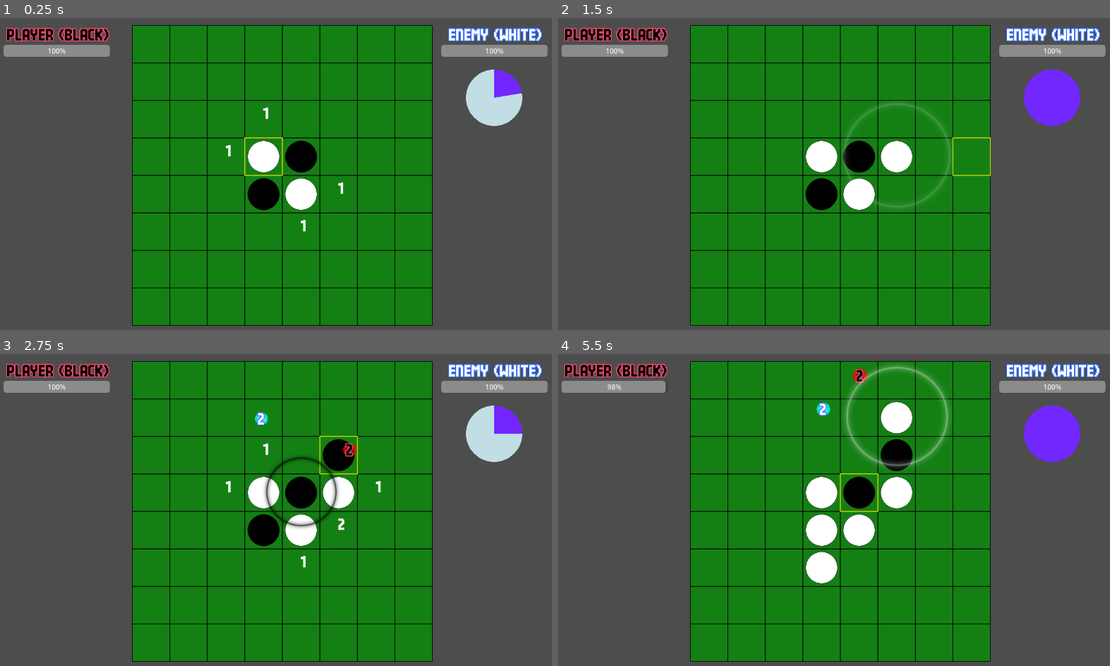
Above: before the commit, frames 1-4 (two rows, left to right).
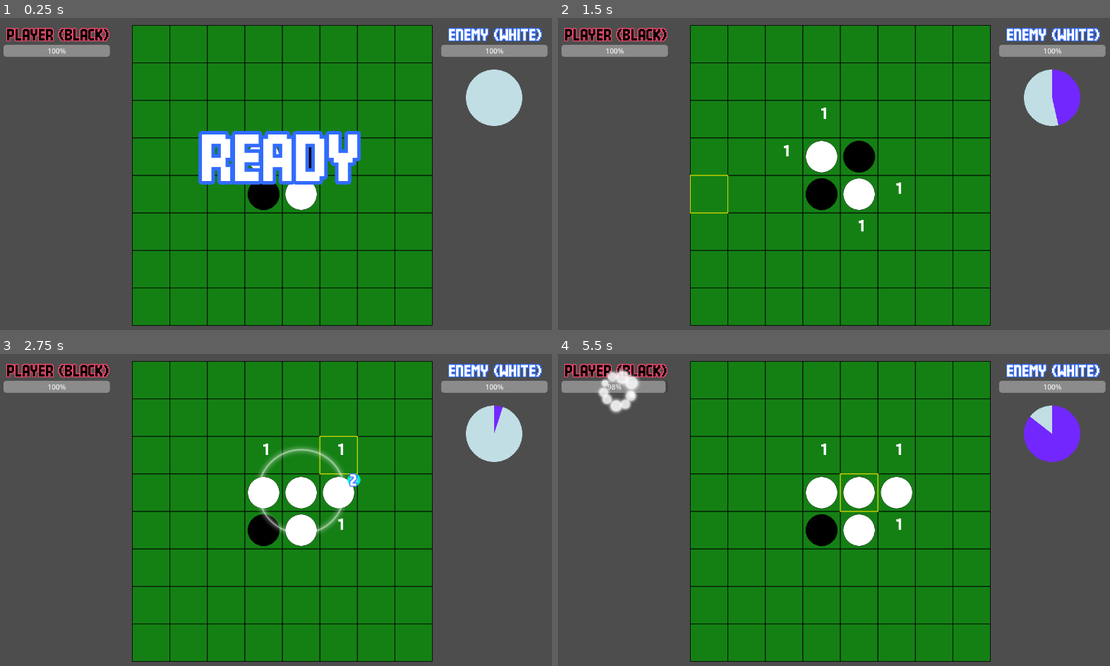
Above: after the commit, the same moments.

Repository: syun77/gd_realtime_reversi
Game: Godot game, scene res://src/scenes/Main.tscn
The game is run twice, just before and just after one commit, with the same random seed, the same clock (stepped at 60 frames per second) and the same inputs.
Inputs (mouse positions are in pixels of both pictures, inside the frame that each line leads up to):
- Up to frame 1 (0.25 s): no input
- Up to frame 2 (1.5 s): move the mouse to (966, 158) at 0.52 s; click (966, 158) at 0.6 s; move the mouse to (729, 192) at 1.27 s; click (729, 192) at 1.35 s
- Up to frame 3 (2.75 s): move the mouse to (336, 441) at 2.02 s; click (336, 441) at 2.1 s
- Up to frame 4 (5.5 s): move the mouse to (811, 575) at 2.77 s; click (811, 575) at 2.85 s; move the mouse to (1010, 559) at 3.52 s; click (1010, 559) at 3.6 s; move the mouse to (668, 463) at 4.27 s; click (668, 463) at 4.35 s; move the mouse to (867, 510) at 5.02 s; click (867, 510) at 5.1 s

The runs differ from the first frame. In frame 1, 4.9% of the frame differs, in the area x 35-95%, y 16-69%; in frame 2, 1.9%; in frame 3, 2.6%; in frame 4, 4.3%.

Commit message:
キャプションサイズ調整

Diff:
--- a/gd-realtime-reversi/assets/fonts/label_settings.tres
+++ b/gd-realtime-reversi/assets/fonts/label_settings.tres
@@ -4,6 +4,6 @@
 
 [resource]
 font = ExtResource("1_li8ak")
-font_size = 32
-outline_size = 8
+font_size = 128
+outline_size = 32
 outline_color = Color(0.19236407, 0.42222854, 1, 1)
--- a/gd-realtime-reversi/src/scenes/Main.gd
+++ b/gd-realtime-reversi/src/scenes/Main.gd
@@ -26,6 +26,7 @@
 @onready var _enemy_atb_bar := %EnemyATBBar # 敵のATBバー (ユニークIDアクセスなのでこの記述で問題ない).
 @onready var _player_marker := %PlayerMarker # プレイヤーのHPマーカー (ユニークIDアクセスなのでこの記述で問題ない).
 @onready var _enemy_marker := %EnemyMarker # 敵のHPマーカー (ユニークIDアクセスなのでこの記述で問題ない).
+@onready var _label_caption := %LabelCaption # キャプションラベル (ユニークIDアクセスなのでこの記述で問題ない).
 
 var _state := StateObj.new() # 状態オブジェクト.
 var _enemy_place_pos := Vector2i.ZERO
@@ -47,6 +48,8 @@
 
 	# 盤面の初期化.
 	_board.init_board()
+
+	_board.set_hint_draw_fg(false) # 開始演出中はヒントを非表示にする.
 
 	# UIの初期化.
 	_init_ui()
@@ -78,12 +81,21 @@
 
 # 更新 > 開始演出.
 func _update_ready(_delta:float) -> void:
-	# TODO: 開始演出.
-	# 演出が終了したらメイン状態に移行.
-	_state.change_state(eState.MAIN)
+	# 開始演出.
+	if _state.get_timer() > 1.0:
+		# 演出が終了したらメイン状態に移行.
+		_label_caption.visible = false # キャプションを非表示にする.
+		_board.set_hint_draw_fg(true) # ヒントを表示する.
+		_state.change_state(eState.MAIN)
 
 # 更新 > メイン.
 func _update_main(_delta:float) -> void:
+	# ゲーム終了判定.
+	if _check_game_end():
+		_board.set_hint_draw_fg(false) # ヒントを非表示にする.
+		_state.change(eState.GAME_END) # ゲーム終了状態に移行.
+		return
+
 	# マウス位置の更新.
 	var mouse_pos = get_viewport().get_mouse_position()
 	_board.set_mouse_pos(mouse_pos) # 盤面にマウス位置を渡す.
@@ -104,6 +116,15 @@
 			_state.change(eState.ENEMY_TURN) # 敵のATBゲージが満タンになったら敵のターンに移行.
 			return
 
+# ゲーム終了の判定.
+func _check_game_end() -> bool:
+	# どちらかのHPが0以下になったらゲーム終了.
+	if Common.get_player_hp() <= 0 or Common.get_enemy_hp() <= 0:
+		return true
+	# どちらも置ける場所がない場合はゲーム終了.
+	if _board.count_hint_total(TYPE_PLAYER) == 0 and _board.count_hint_total(TYPE_ENEMY) == 0:
+		return true
+	return false
 # 更新 > プレイヤーのターン.
 func _update_player_turn(_delta:float) -> void:
 	if _state.is_first():
@@ -168,7 +189,18 @@
 
 # 更新 > ゲーム終了.
 func _update_game_end(_delta:float) -> void:
-	pass
+	if _state.is_first():
+		# ゲーム終了時の処理.
+		var player_hp = Common.get_player_hp()
+		var enemy_hp = Common.get_enemy_hp()
+		var win = player_hp > enemy_hp
+		if player_hp == enemy_hp:
+			_label_caption.text = "DRAW!"
+		elif win == false:
+			_label_caption.text = "YOU LOSE!"
+		else:
+			_label_caption.text = "YOU WIN!"
+		_label_caption.visible = true # キャプションを表示.
 
 # 敵のATBゲージの更新.
 func _update_enemy_atb(delta:float) -> void:
--- a/gd-realtime-reversi/src/scenes/Main.tscn
+++ b/gd-realtime-reversi/src/scenes/Main.tscn
@@ -5,6 +5,7 @@
 [ext_resource type="LabelSettings" uid="uid://d0qqg0ite655m" path="res://assets/fonts/label_white.tres" id="3_1hqvy"]
 [ext_resource type="LabelSettings" uid="uid://ckl042fne6y8q" path="res://assets/fonts/label_black.tres" id="3_w8f5i"]
 [ext_resource type="Texture2D" uid="uid://bknjm77rtcedm" path="res://assets/ui/circle.png" id="5_w8f5i"]
+[ext_resource type="LabelSettings" uid="uid://blkn7yjg37rd1" path="res://assets/fonts/label_settings.tres" id="6_1cauq"]
 
 [node name="Main" type="Node2D" unique_id=267920379]
 script = ExtResource("1_x4os5")
@@ -68,6 +69,16 @@
 tint_under = Color(0.75878197, 0.86885697, 0.8969501, 1)
 tint_progress = Color(0.4522881, 0.15437424, 0.9999998, 1)
 
+[node name="LabelCaption" type="Label" parent="UILayer" unique_id=1640133827]
+unique_name_in_owner = true
+offset_top = 192.0
+offset_right = 1280.0
+offset_bottom = 448.0
+text = "READY"
+label_settings = ExtResource("6_1cauq")
+horizontal_alignment = 1
+vertical_alignment = 1
+
 [node name="EnergyLayer" type="CanvasLayer" parent="." unique_id=745612322]
 
 [node name="ParticleLayer" type="CanvasLayer" parent="." unique_id=642894943]
